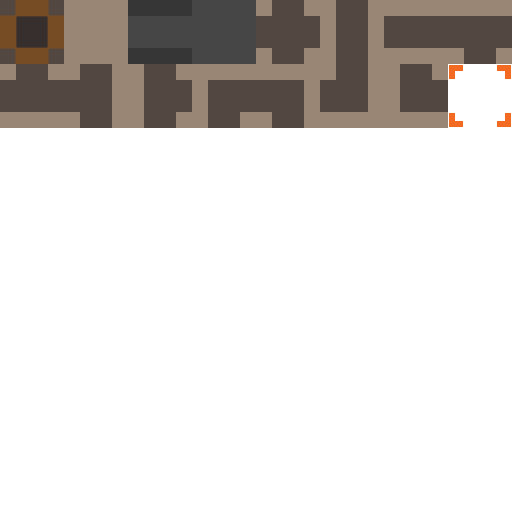
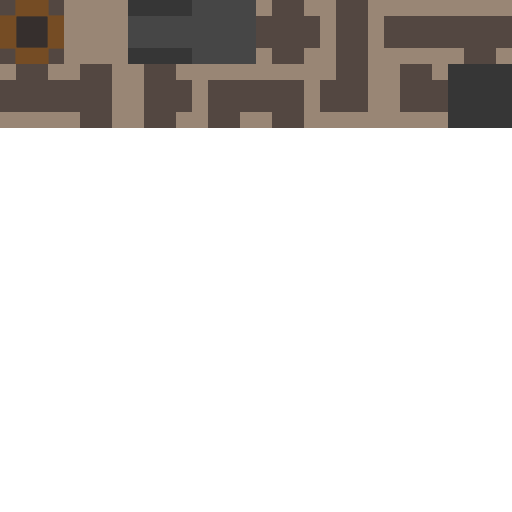
Comparing the layer stacks of the two 512 x 512 images. Changes:
renamed "selector" to "Layer 29", painted on it over left=448, top=64, right=512, bottom=128
